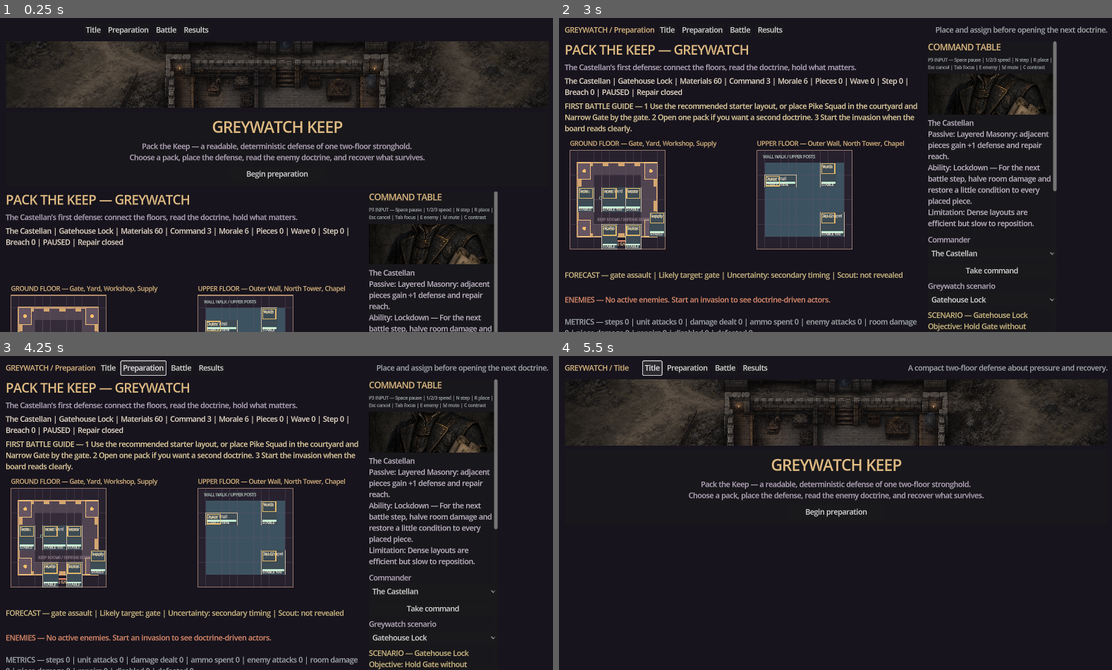
Above: before the commit, frames 1-4 (two rows, left to right).
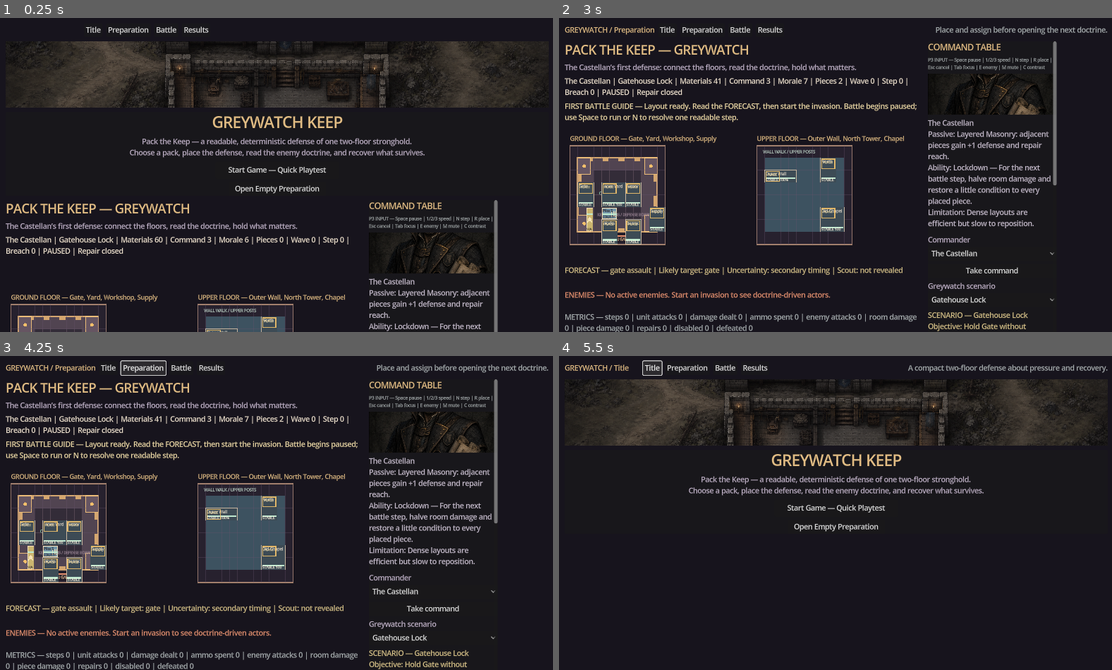
Above: after the commit, the same moments.

Repository: raphaelroshan/pack-the-keep
Game: Godot game, scene res://scenes/Main.tscn
Same seed, same stepped clock (60 frames per second), same inputs: the game is played once before the commit and once after it.
Inputs (mouse positions are in pixels of both pictures, inside the frame that each line leads up to):
- Up to frame 1 (0.25 s): no input
- Up to frame 2 (3 s): click (835, 187) at 0.5 s, where only the run after the commit has a clickable "Open Empty Preparation"; click (835, 175) at 1.25 s, where only the run before the commit has a clickable "Begin preparation"; click "Title" at 2 s; click (835, 175) at 2.75 s, where only the run before the commit has a clickable "Begin preparation"
- Up to frame 3 (4.25 s): click "Preparation" at 3.5 s
- Up to frame 4 (5.5 s): click "Battle" at 4.25 s; click "Title" at 5 s

The runs differ from the first frame. In frame 1, 13% of the frame differs, in the area x 1-91%, y 31-100%; in frame 2, 9.7%; in frame 3, 9.7%; in frame 4, 3.1%.

Commit message:
feat: add one-click quick playtest flow

Diff:
--- a/content/content_manifest.json
+++ b/content/content_manifest.json
@@ -1,7 +1,7 @@
 {
   "schema_version": 1,
   "game_id": "pack-the-keep",
-  "content_version": "0.8.3",
+  "content_version": "0.8.4",
   "campaign": {
     "title": "The Bell at Dusk",
     "premise": "A small keep is granted one season to become a refuge before a coalition of raiders, sappers, climbers, and siege beasts tests every defensive doctrine at once.",
--- a/content/gameplay_framework.json
+++ b/content/gameplay_framework.json
@@ -1,7 +1,7 @@
 {
   "schema_version": 1,
   "game_id": "pack-the-keep",
-  "framework_version": "0.8.2-testability",
+  "framework_version": "0.8.4-quick-playtest",
   "design_promise": "Choose a commander, open a coherent pack, arrange a readable keep, and adapt when a forecasted invasion tests the doctrine you chose.",
   "p0_alpha_foundation": {
     "status": "implemented",
@@ -57,6 +57,13 @@
     "recommended_layout": "fixed_explainable_starter_placements_through_authoritative_place_piece_api",
     "combat_readability": ["newest_first_event_feed", "causal_result_metrics", "outcome_interpretation"],
     "determinism_rule": "guidance_event_feed_and_result_explanation_read_state_without_mutating_authoritative_outcomes"
+  },
+  "v084_quick_playtest": {
+    "status": "implemented",
+    "main_menu": "start_game_quick_playtest_and_open_empty_preparation",
+    "preset": "seed_3307_gatehouse_lock_gate_assault_recommended_starter_layout",
+    "test_action": "start_invasion_and_advance_one_paused_battle_step",
+    "determinism_rule": "quick_entry_reuses_authoritative_reset_scenario_layout_and_wave_handlers"
   },
   "v083_placement_boxes": {
     "status": "implemented",
--- a/project.godot
+++ b/project.godot
@@ -6,7 +6,7 @@
 
 [application]
 config/name="Pack the Keep"
-config/version="0.8.3-placement-boxes"
+config/version="0.8.4-quick-playtest"
 run/main_scene="res://scenes/Main.tscn"
 config/features=PackedStringArray("4.3", "GL Compatibility")
 boot_splash/bg_color=Color(0.045, 0.04, 0.055, 1)
--- a/src/ui/main.gd
+++ b/src/ui/main.gd
@@ -451,6 +451,11 @@
 	recommended_layout_button.tooltip_text = "Places Pike Squad and Narrow Gate in a readable first-battle arrangement; each placement remains authoritative."
 	recommended_layout_button.pressed.connect(_on_recommended_layout)
 	controls.add_child(recommended_layout_button)
+	var quick_test_button: Button = Button.new()
+	quick_test_button.text = "Quick test: advance one battle step"
+	quick_test_button.tooltip_text = "Start the preset Gatehouse Lock invasion and advance one readable combat step, leaving the battle paused for inspection."
+	quick_test_button.pressed.connect(_on_quick_test_action)
+	controls.add_child(quick_test_button)
 	var cancel_place_button: Button = Button.new()
 	cancel_place_button.text = "Cancel map placement"
 	cancel_place_button.pressed.connect(_on_cancel_placement)
@@ -583,11 +588,19 @@
 	copy.add_theme_color_override("font_color", Color("#c0b2c8"))
 	content.add_child(copy)
 	var start_button: Button = Button.new()
-	start_button.text = "Begin preparation"
-	start_button.custom_minimum_size = Vector2(220, 34)
+	start_button.text = "Start Game — Quick Playtest"
+	start_button.tooltip_text = "Open a deterministic preset Greywatch state with Pike Squad and Narrow Gate already placed."
+	start_button.custom_minimum_size = Vector2(280, 38)
 	start_button.size_flags_horizontal = Control.SIZE_SHRINK_CENTER
-	start_button.pressed.connect(func() -> void: _set_screen("preparation"))
+	start_button.pressed.connect(_on_start_quick_playtest)
 	content.add_child(start_button)
+	var empty_button: Button = Button.new()
+	empty_button.text = "Open Empty Preparation"
+	empty_button.tooltip_text = "Enter the normal preparation screen without the quick-playtest preset."
+	empty_button.custom_minimum_size = Vector2(220, 30)
+	empty_button.size_flags_horizontal = Control.SIZE_SHRINK_CENTER
+	empty_button.pressed.connect(func() -> void: _set_screen("preparation"))
+	content.add_child(empty_button)
 	return card
 
 func _set_screen(next_screen: String) -> void:
@@ -1015,6 +1028,39 @@
 	inspected_text = "Save loaded. Click a room or piece to inspect the restored run."
 	_set_event("Keep state loaded%s." % (" from a legacy save" if bool(result.get("legacy", false)) else ""))
 	_refresh_ui()
+
+func _on_start_quick_playtest() -> void:
+	keep.reset_run(3307)
+	focused_enemy_index = -1
+	battle_paused = true
+	battle_speed_index = 1
+	last_log_size = 0
+	_clear_placement_mode()
+	selected_instance_id = ""
+	for index in range(scenario_option.item_count):
+		if String(scenario_option.get_item_metadata(index)) == "gatehouse_lock":
+			scenario_option.select(index)
+			break
+	keep.select_scenario("gatehouse_lock")
+	for index in range(doctrine_option.item_count):
+		if String(doctrine_option.get_item_metadata(index)) == "gate_assault":
+			doctrine_option.select(index)
+			break
+	_on_recommended_layout()
+	_set_screen("preparation")
+	_set_event("Quick playtest ready: Pike Squad and Narrow Gate are placed. Click Quick test: advance one battle step to stage the gate attack.")
+	_refresh_ui()
+
+func _on_quick_test_action() -> void:
+	if screen == "title":
+		_on_start_quick_playtest()
+	if keep.wave_active:
+		_set_event("Quick test already active. Press Space to run or N to advance the staged invasion.")
+		_refresh_ui()
+		return
+	_on_start_wave()
+	if keep.wave_active:
+		_on_advance_wave()
 
 func _on_reset_run() -> void:
 	keep.reset_run(3307)
--- /dev/null
+++ b/tests/test_quick_playtest.gd
@@ -0,0 +1,58 @@
+extends SceneTree
+
+var failures: Array[String] = []
+
+func _find_button(node: Node, target_text: String) -> Button:
+	for child in node.get_children():
+		if child is Button and String(child.text) == target_text:
+			return child
+		var nested: Button = _find_button(child, target_text)
+		if nested != null:
+			return nested
+	return null
+
+func _initialize() -> void:
+	var scene: PackedScene = load("res://scenes/Main.tscn")
+	var ui: Control = scene.instantiate()
+	root.add_child(ui)
+	await process_frame
+	await process_frame
+	if ui.screen != "title":
+		failures.append("fresh scene did not begin on the title screen")
+	var start_button: Button = _find_button(ui, "Start Game — Quick Playtest")
+	if start_button == null:
+		failures.append("Start Game quick-playtest button is missing")
+	else:
+		start_button.pressed.emit()
+		await process_frame
+	if ui.screen != "preparation":
+		failures.append("Start Game did not open preparation")
+	if not ui.keep.scenario_active:
+		failures.append("quick-playtest preset did not activate Gatehouse Lock")
+	if ui.keep.pieces.size() != 2:
+		failures.append("quick-playtest preset did not place exactly two starter pieces")
+	if not ui.keep.pieces.has("pike_squad_0") or not ui.keep.pieces.has("narrow_gate_1"):
+		failures.append("quick-playtest preset is missing Pike Squad or Narrow Gate")
+	var quick_action: Button = _find_button(ui, "Quick test: advance one battle step")
+	if quick_action == null:
+		failures.append("quick test action button is missing")
+	else:
+		quick_action.pressed.emit()
+		await process_frame
+	if ui.screen != "battle":
+		failures.append("quick test action did not open battle")
+	if not ui.keep.wave_active:
+		failures.append("quick test action did not start an invasion")
+	if ui.keep.battle_step < 1:
+		failures.append("quick test action did not advance one readable step")
+	if not String(ui.event_label.text).contains("Battle step"):
+		failures.append("quick test action did not leave a battle-step event")
+	ui.queue_free()
+	await process_frame
+	if failures.is_empty():
+		print("Quick playtest smoke: PASS")
+	else:
+		for failure in failures:
+			push_error(failure)
+		printerr("Quick playtest smoke: FAIL (%d)" % failures.size())
+	quit(0 if failures.is_empty() else 1)
Not shown, added: design/quick_playtest_flow.md
Not shown, changed: docs/internal_test_release.md
Not shown, changed: scripts/verify.sh
